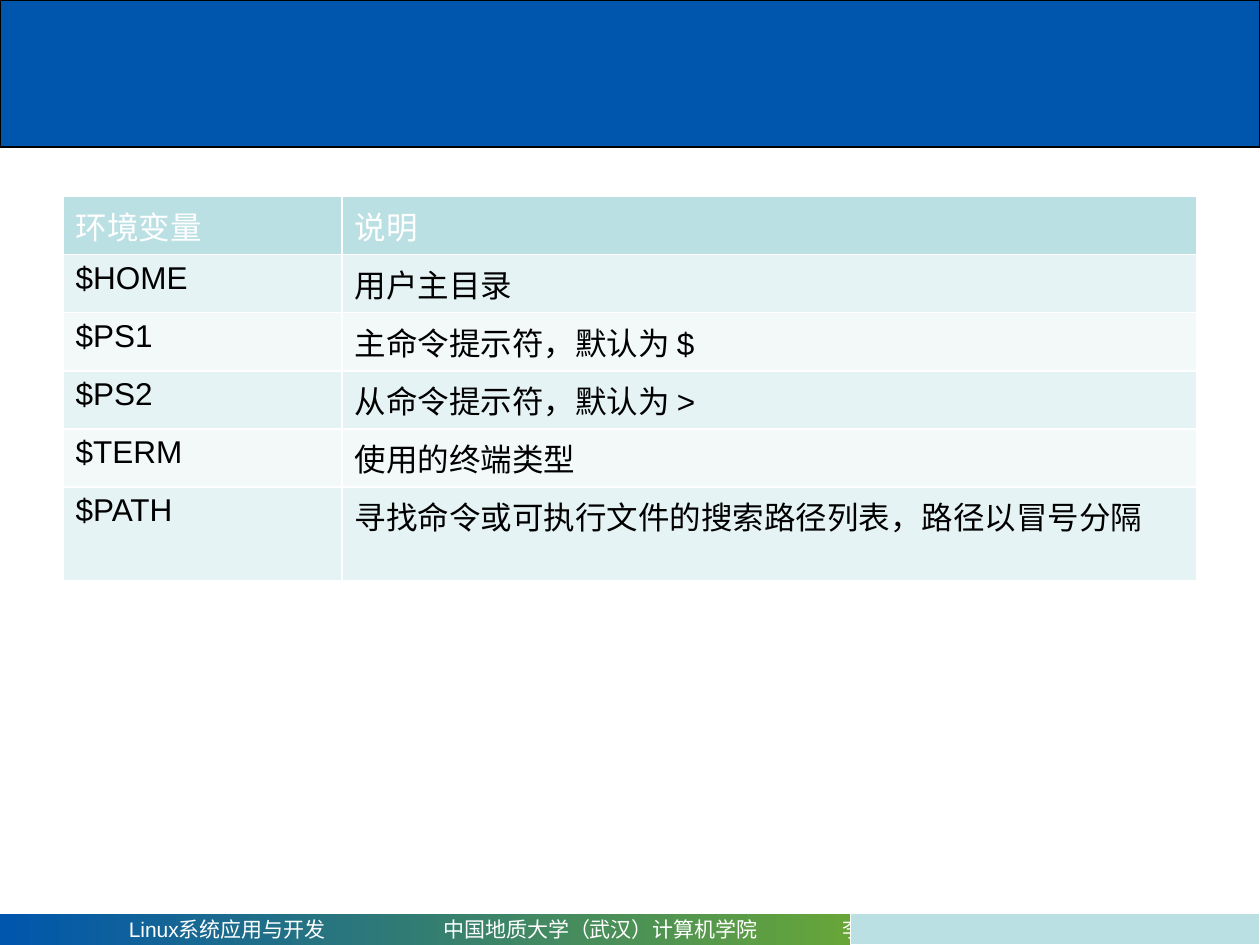
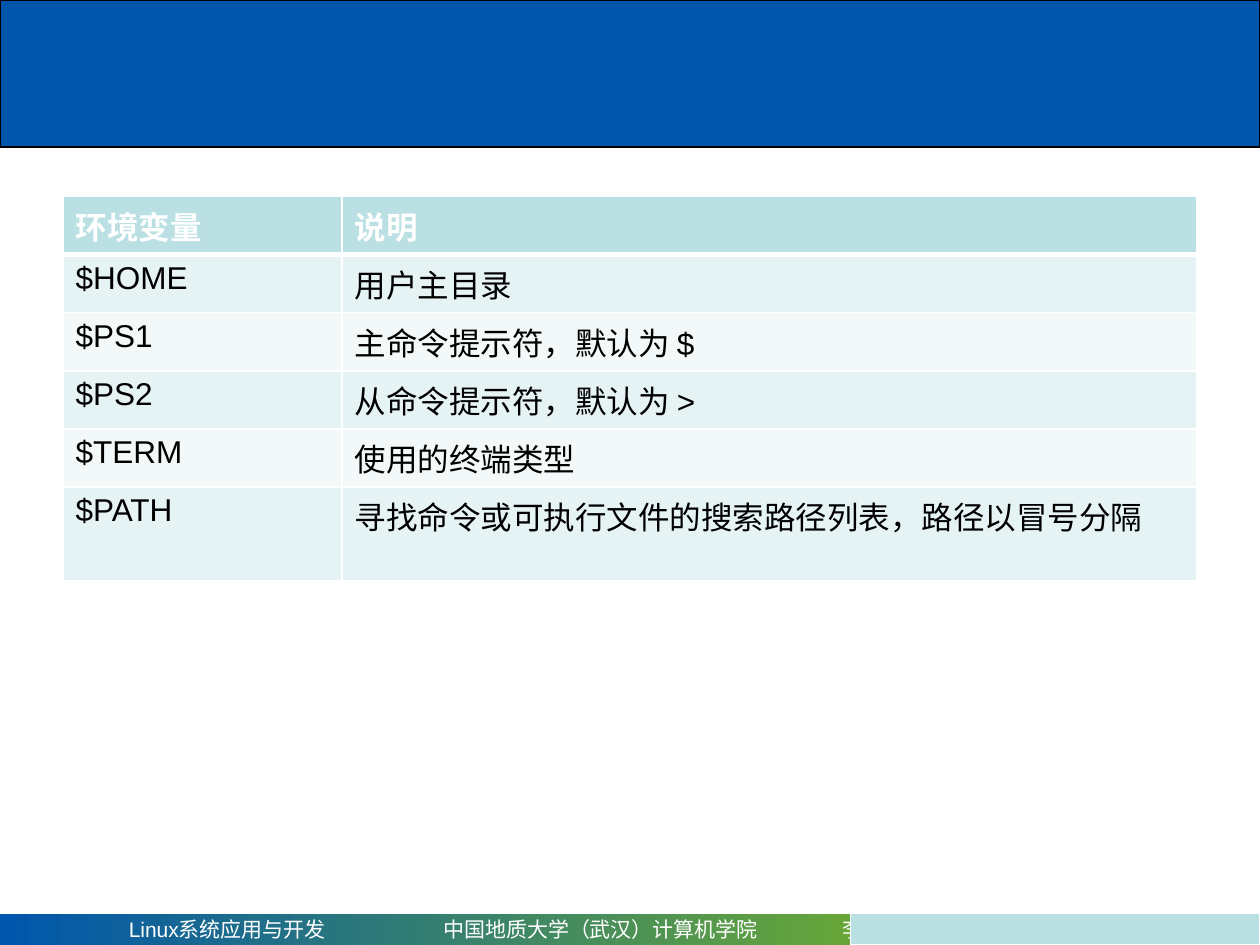
Before and after one commit to mxy493/CUGCS, a slide deck: slide 28 of 3-1大三上/Linux系统应用与开发（康晓军）/课件/第四章 shell编程.pptx (slide 25 before the commit). Drawn at 1260x945 pixels with LibreOffice and Linux fonts; fonts in the diff are those of the drawing. Boxes give left, top, right and bottom in pixels: in the first picture for what was removed or moved away, otherwise in the second. Text is boxed around its words. In the diff, an @@ line names an element or a change of style, - is before the commit and + after.

```diff
--- a/3-1大三上/Linux系统应用与开发（康晓军）/课件/第四章 shell编程.pptx
+++ b/3-1大三上/Linux系统应用与开发（康晓军）/课件/第四章 shell编程.pptx
@@ table at (x1=63, y1=197, x2=1197, y2=541) @@
@@ bold on in "环境变量", "说明" @@
```
Also in this commit, not shown: 16 other slides changed, 22 slides added, 1 slide removed, 3 other files.
